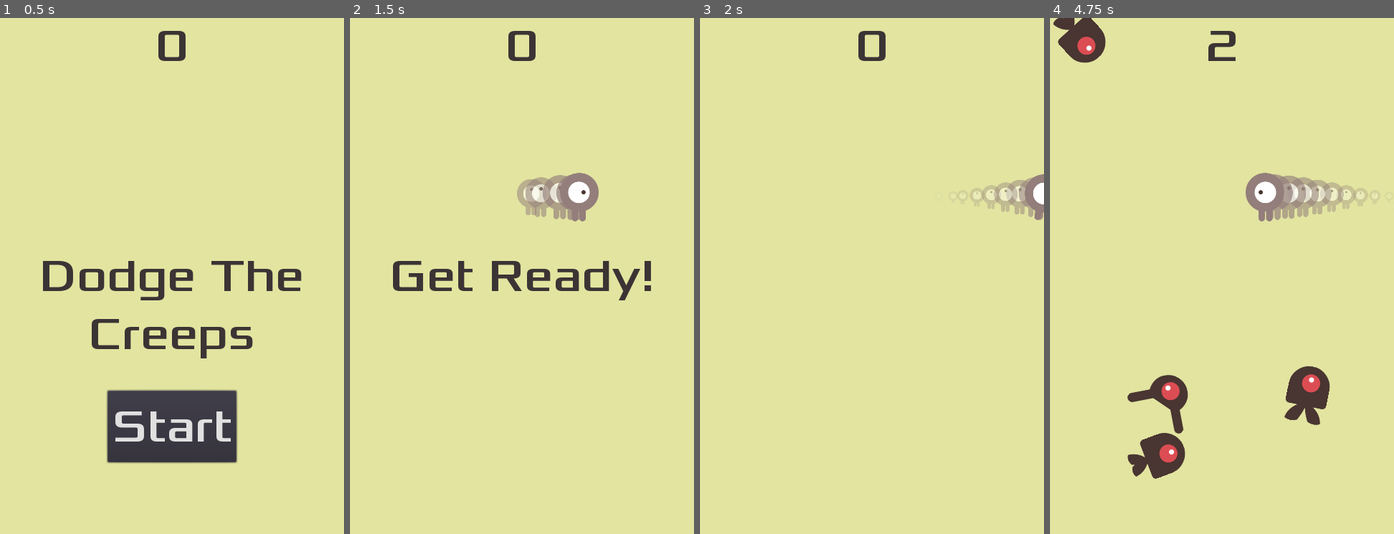
Above: before the commit, frames 1-4 (left to right).
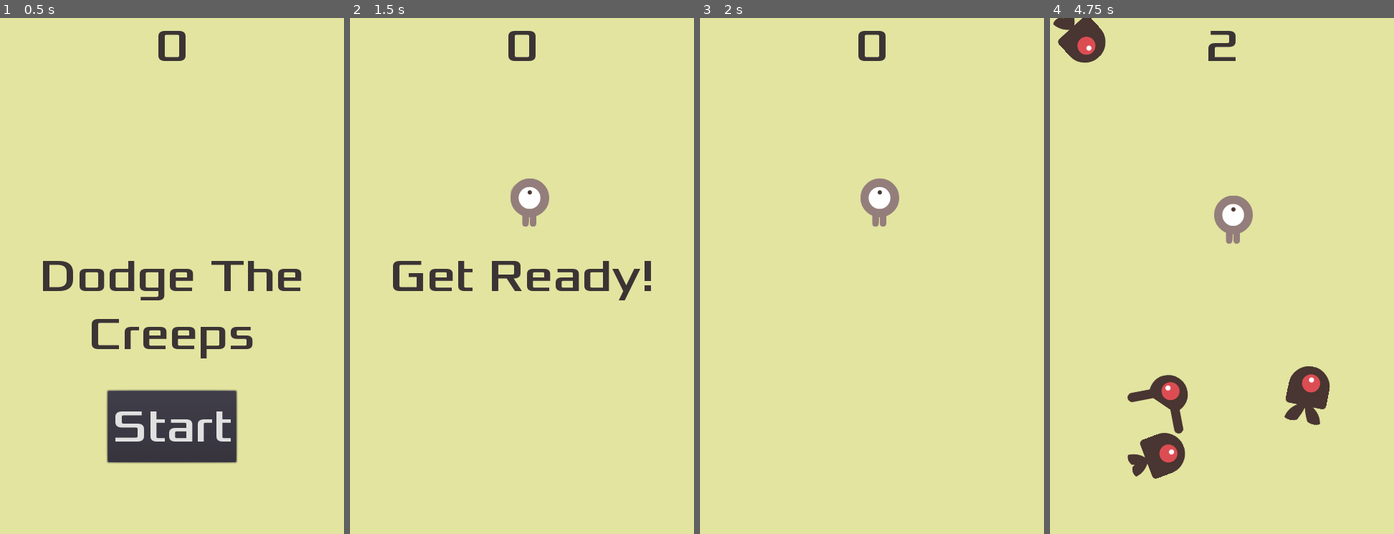
Above: after the commit, the same moments.

Repository: Domogo/dodgeTheCreeps
Game: Godot game, scene res://Main.tscn
Same seed, same stepped clock (60 frames per second), same inputs: the game is played once before the commit and once after it.
Inputs (mouse positions are in pixels of both pictures, inside the frame that each line leads up to):
- Up to frame 1 (0.5 s): no input
- Up to frame 2 (1.5 s): click "Start" at 0.5 s; tap Enter at 1.25 s; move the mouse to (597, 250) at 1.27 s; hold Right (ui_right) from 1.28 s (still down)
- Up to frame 3 (2 s): keep holding Right (ui_right)
- Up to frame 4 (4.75 s): move the mouse to (1153, 301) at 2.02 s; release Right (ui_right) at 2.03 s; hold Down (ui_down) 2.03-2.78 s; move the mouse to (1256, 162) at 2.77 s; hold Right (ui_right) 2.78-3.53 s; move the mouse to (1204, 379) at 3.52 s; hold Up (ui_up) 3.53-4.28 s; move the mouse to (1325, 353) at 4.27 s; hold Left (ui_left) from 4.28 s (still down)

Frame 1 is identical in both runs. In frame 2, 1.8% of the frame differs, in the area x 46-73%, y 30-41%; in frame 3, 1.8%; in frame 4, 2.8%, in the area x 47-95%, y 30-44%.

Commit message:
player follows finger

Diff:
--- a/objects/Player.gd
+++ b/objects/Player.gd
@@ -2,8 +2,10 @@
 
 signal hit
 
-export var speed = 400 # speed of player (pixels per sec)
+export var speed = 800 # speed of player (pixels per sec)
 var screen_size
+var target = position
+var prev_target
 
 func _ready():
 	screen_size = get_viewport_rect().size
@@ -11,31 +13,14 @@
 
 func _process(delta):
 	var velocity = Vector2() # the player's movement vector
-	if Input.is_action_pressed("ui_right"):
-		velocity.x += 1
-	if Input.is_action_pressed("ui_left"):
-		velocity.x -= 1
-	if Input.is_action_pressed("ui_down"):
-		velocity.y += 1
-	if Input.is_action_pressed("ui_up"):
-		velocity.y -= 1
-	if velocity.length() > 0:
-		velocity = velocity.normalized() * speed
-		if velocity.x != 0:
-			$AnimatedSprite.animation = "right"
-			$AnimatedSprite.flip_v = false
-			$AnimatedSprite.flip_h = velocity.x < 0 # if < 0 flip h, else don't
-		elif velocity.y != 0:
-			$AnimatedSprite.animation = "up"
-			$AnimatedSprite.flip_v = velocity.y > 0
-		$AnimatedSprite.play()
-		$Trail.emitting = true
-	else:
-		$AnimatedSprite.stop()
-		$Trail.emitting = false
-	position += velocity * delta
-	position.x = clamp(position.x, 0, screen_size.x)
-	position.y = clamp(position.y, 0, screen_size.y)
+	prev_target = target
+	if InputEventScreenDrag:
+		target = get_canvas_transform().xform_inv(get_global_mouse_position())
+	if target != prev_target:
+		velocity = (target - position).normalized() * speed
+		position += velocity * delta
+		position.x = clamp(position.x, 0, screen_size.x)
+		position.y = clamp(position.y, 0, screen_size.y)
 
 
 func _on_Player_body_entered(body):
--- a/project.godot
+++ b/project.godot
@@ -25,6 +25,10 @@
 window/size/height=720
 window/handheld/orientation="portrait"
 
+[input_devices]
+
+pointing/emulate_touch_from_mouse=true
+
 [rendering]
 
 environment/default_environment="res://default_env.tres"
